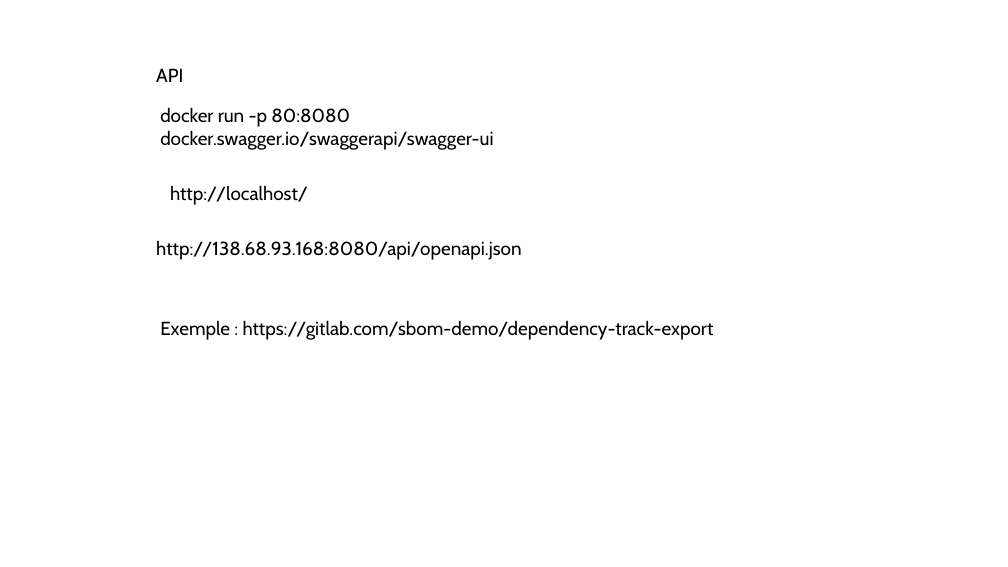
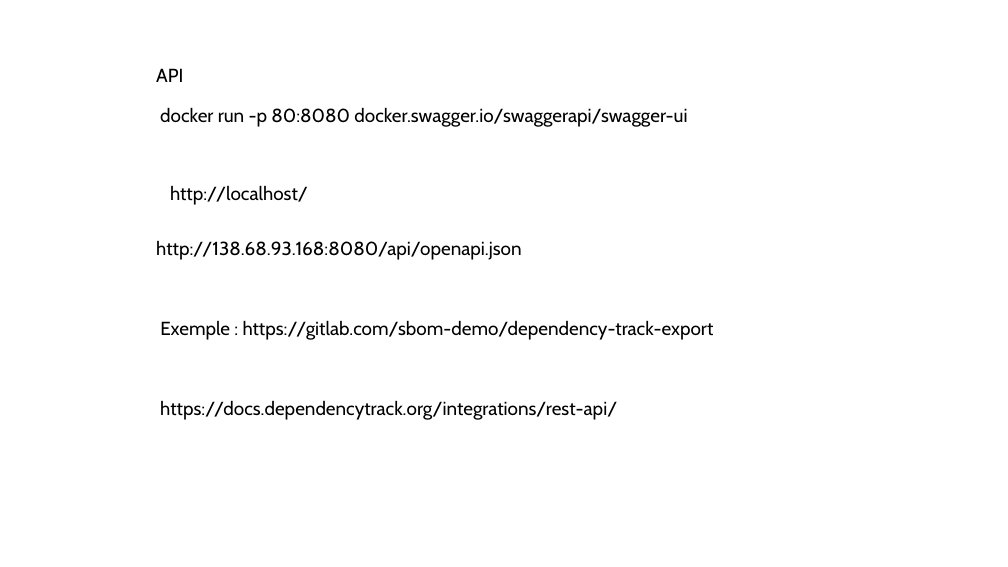
Before and after one commit to avergnaud/sboms, a slide deck: slide 9 of SBOM.pptx (slide 8 before the commit). Drawn at 1008x567 pixels with LibreOffice and Linux fonts; fonts in the diff are those of the drawing. Boxes give left, top, right and bottom in pixels: in the first picture for what was removed or moved away, otherwise in the second. Text is boxed around its words. In the diff, an @@ line names an element or a change of style, - is before the commit and + after.

```diff
--- a/SBOM.pptx
+++ b/SBOM.pptx
@@ text "docker run -p 80:8080 docker.swagger.io/swaggerapi/swagger-u ..." rewrapped from (x1=160, y1=107, x2=493, y2=150) to (x1=160, y1=107, x2=687, y2=127) @@
@@ text added at (x1=160, y1=400, x2=617, y2=420), 18 pt, text #000000 @@
+https://docs.dependencytrack.org/integrations/rest-api/
```
Also in this commit, not shown: 1 other slide changed, 1 slide added, 1 other file.
